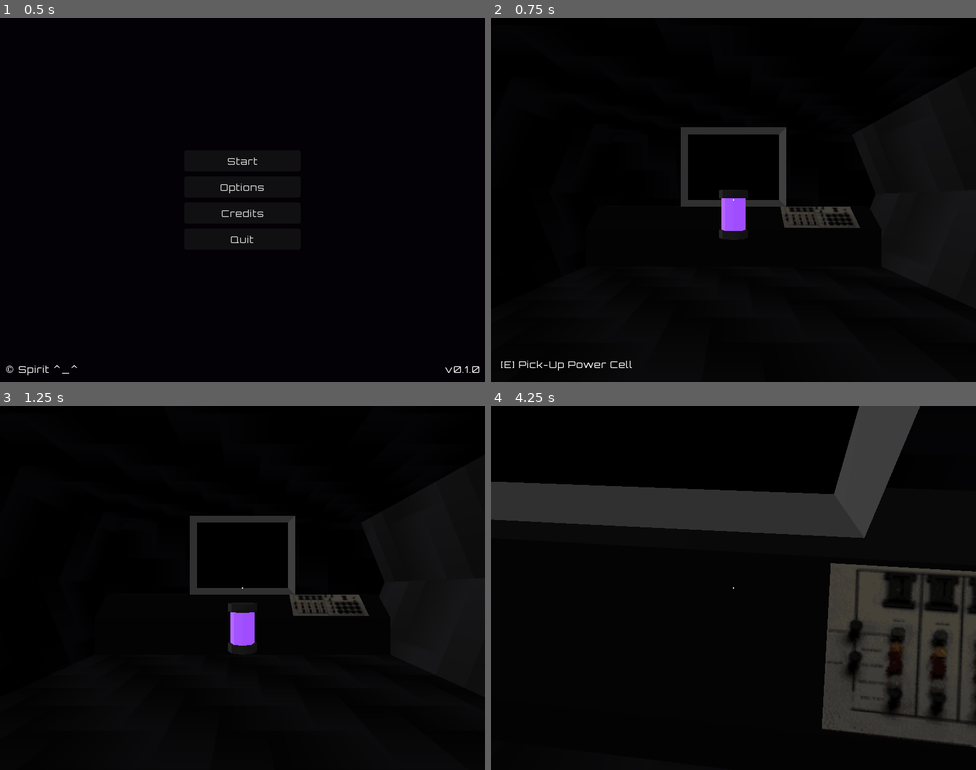
Above: before the commit, frames 1-4 (two rows, left to right).
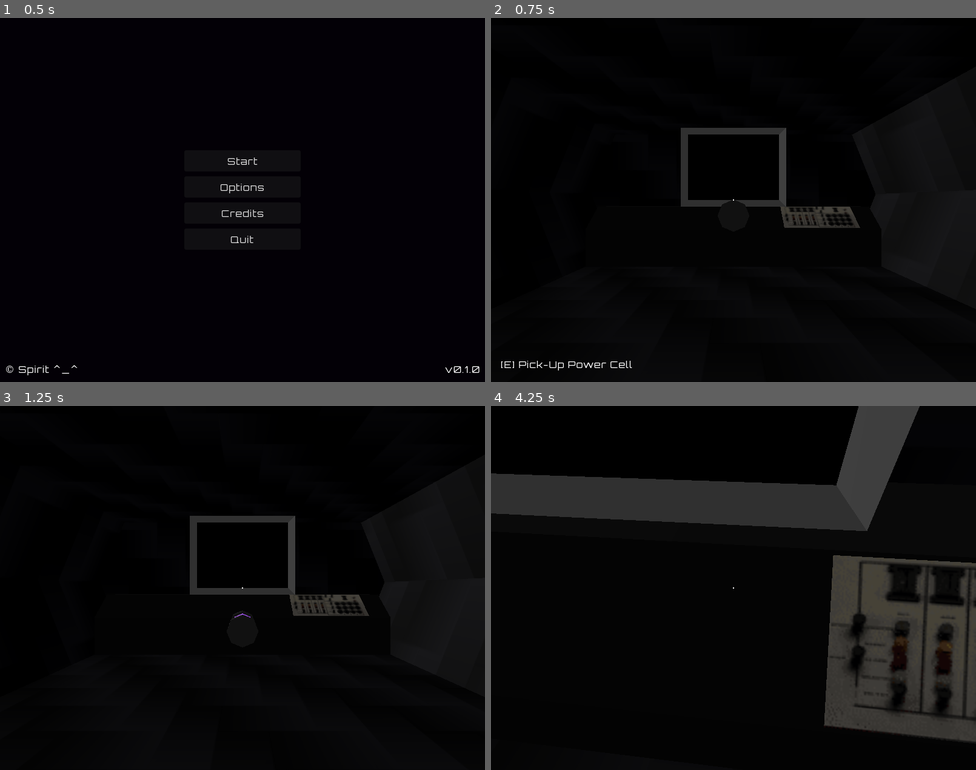
Above: after the commit, the same moments.

Repository: amr-engineer/void-ship
Game: Godot game, scene res://menus/main.tscn
Two runs of this game, one before a commit and one after it. Both use one fixed random seed, a clock stepped at 60 frames per second and the inputs below.
Inputs (mouse positions are in pixels of both pictures, inside the frame that each line leads up to):
- Up to frame 1 (0.5 s): no input
- Up to frame 2 (0.75 s): click "Start" at 0.5 s
- Up to frame 3 (1.25 s): no input
- Up to frame 4 (4.25 s): move the mouse to (757, 588) at 1.27 s; hold Right mouse button (drop) 1.28-2.03 s; hold W (move_forward) from 1.28 s (still down); tap Space (jump) at 1.52, 2.27, 3.77 s; move the mouse to (709, 588) at 2.02 s; tap E (interact) at 2.1 s; move the mouse to (743, 580) at 2.77 s; hold Shift (sprint) 2.78-3.53 s; move the mouse to (728, 595) at 3.52 s; click (728, 595) at 3.6 s

Frame 1 is identical in both runs. In frame 2, 0.5% of the frame differs, in the area x 39-76%, y 30-61%; in frame 3, 0.5%; in frame 4, 7.5%, in the area x 0-100%, y 0-94%.

Commit message:
fix collision shapes in ship interior

Diff:
--- a/scenes/game.tscn
+++ b/scenes/game.tscn
@@ -74,7 +74,7 @@
 [sub_resource type="WorldBoundaryShape3D" id="WorldBoundaryShape3D_6pc8i"]
 
 [sub_resource type="BoxShape3D" id="BoxShape3D_oq0xs"]
-size = Vector3(10, 3, 2)
+size = Vector3(12, 3, 2)
 
 [sub_resource type="CylinderShape3D" id="CylinderShape3D_kvuet"]
 height = 1.75
@@ -210,11 +210,11 @@
 shape = SubResource("WorldBoundaryShape3D_6pc8i")
 
 [node name="CollisionShape3D4" type="CollisionShape3D" parent="interior" unique_id=1384052835]
-transform = Transform3D(-4.371139e-08, -1, 0, 1, -4.371139e-08, 0, 0, 0, 1, 5, 0, 0)
+transform = Transform3D(-4.371139e-08, -1, 0, 1, -4.371139e-08, 0, 0, 0, 1, 5.5, 0, 0)
 shape = SubResource("WorldBoundaryShape3D_6pc8i")
 
 [node name="CollisionShape3D5" type="CollisionShape3D" parent="interior" unique_id=153736372]
-transform = Transform3D(-4.371139e-08, 1, 0, -1, -4.371139e-08, 0, 0, 0, 1, -5, 0, 0)
+transform = Transform3D(-4.371139e-08, 1, 0, -1, -4.371139e-08, 0, 0, 0, 1, -5.5, 0, 0)
 shape = SubResource("WorldBoundaryShape3D_6pc8i")
 
 [node name="CollisionShape3D6" type="CollisionShape3D" parent="interior" unique_id=659014269]
@@ -298,7 +298,7 @@
 shape = SubResource("CylinderShape3D_trtic")
 
 [node name="power_cell_1" type="RigidBody3D" parent="interior/objects" unique_id=1035751996]
-transform = Transform3D(0.9999997, 0, 0, 0, 1, 0, 0, 0, 0.9999997, 0, 2, 5)
+transform = Transform3D(1.9106848e-15, 4.371136e-08, 0.9999993, 0.9999997, -4.371136e-08, 0, 4.3711374e-08, 0.99999934, -4.3711356e-08, 0, 2, -5)
 collision_layer = 24
 collision_mask = 4
 script = ExtResource("12_trtic")
@@ -312,7 +312,7 @@
 shape = SubResource("CylinderShape3D_oq0xs")
 
 [node name="power_cell_2" type="RigidBody3D" parent="interior/objects" unique_id=1158555909]
-transform = Transform3D(0.99999946, 0, 0, 0, 1, 0, 0, 0, 0.99999946, 0, 2, -5.0000014)
+transform = Transform3D(0.99999934, 0, 0, 0, 1, 0, 0, 0, 0.99999934, 0, 2, 5)
 collision_layer = 24
 collision_mask = 4
 script = ExtResource("12_trtic")
